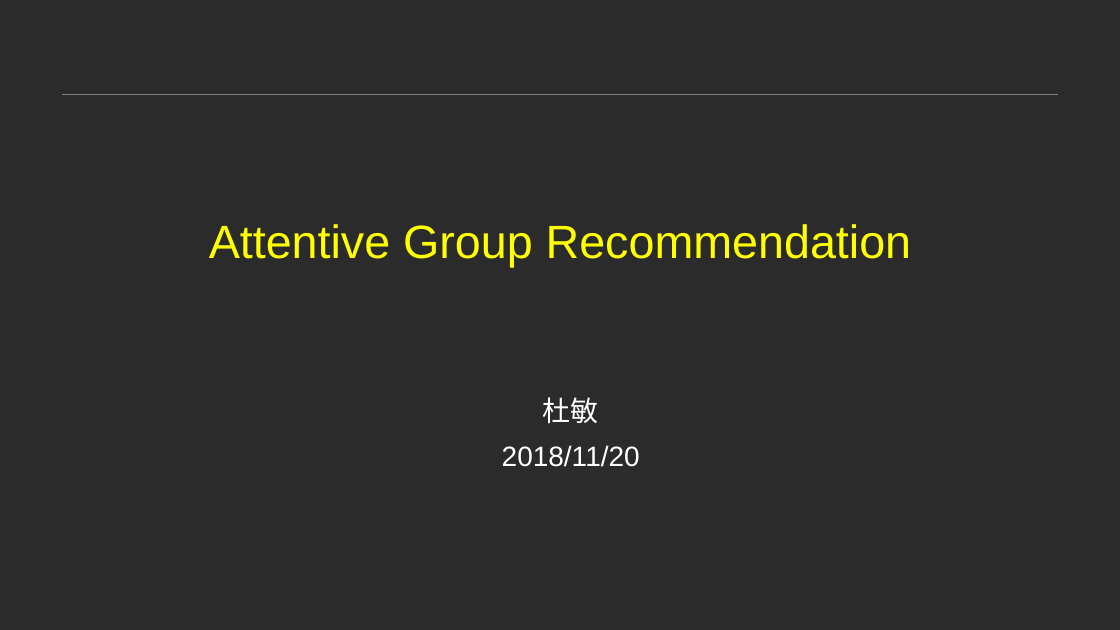
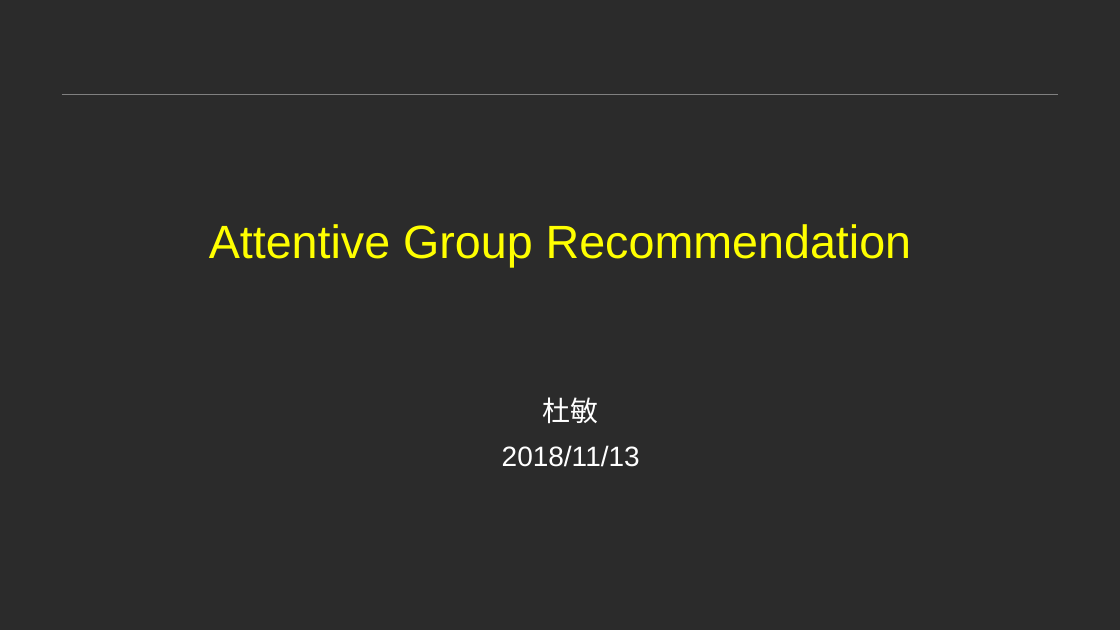
Before and after one commit to Leo-Yangren/RecommendationSystem, a slide deck: slide 1 of 小组会议20181120.pptx. Drawn at 1120x630 pixels with LibreOffice and Linux fonts; fonts in the diff are those of the drawing; background and template pictures are left out; a plain dark background stands for a picture behind light text. Boxes give left, top, right and bottom in pixels: in the first picture for what was removed or moved away, otherwise in the second. Text is boxed around its words. In the diff, an @@ line names an element or a change of style, - is before the commit and + after.

```diff
--- a/小组会议20181120.pptx
+++ b/小组会议20181120.pptx
@@ text at (x1=502, y1=445, x2=640, y2=467): text changed @@
-2018/11/20
+2018/11/13
```
Also in this commit, not shown: 1 other slide changed, 3 other files.
